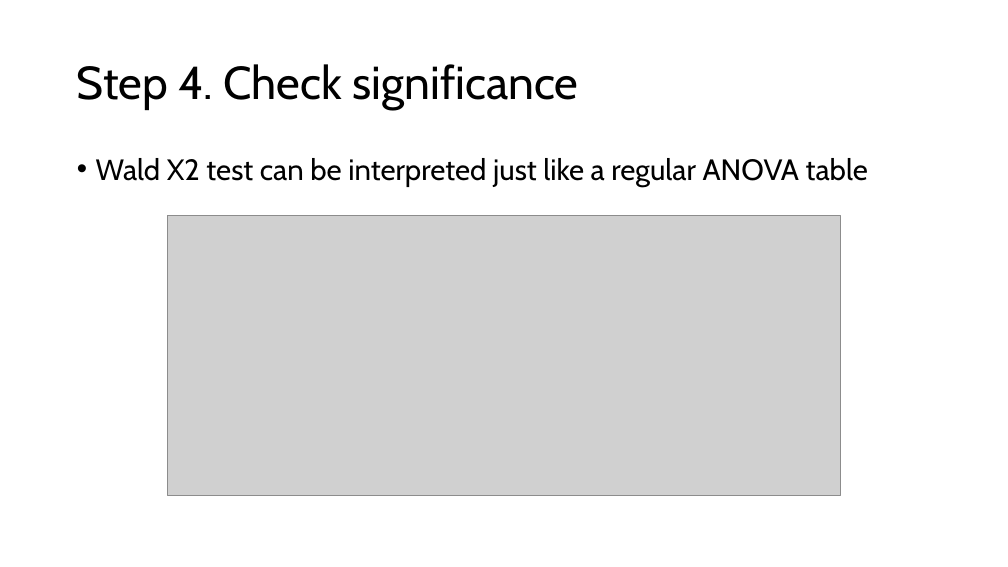
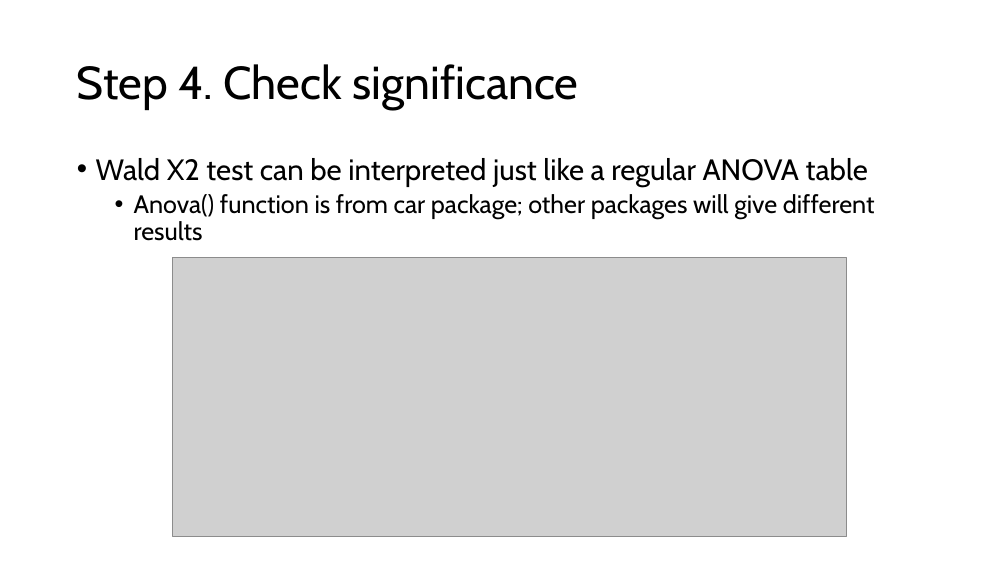
Before and after one commit to hahnp13/Workshops, a slide deck: slide 25 of Slides and materials/WorkedExample_GLMM_Counts.pptx (slide 17 before the commit). Drawn at 1008x567 pixels with LibreOffice and Linux fonts; fonts in the diff are those of the drawing; grey boxes stand for pictures. Boxes give left, top, right and bottom in pixels: in the first picture for what was removed or moved away, otherwise in the second. Text is boxed around its words. In the diff, an @@ line names an element or a change of style, - is before the commit and + after.

Commit message:
updated slides

```diff
--- a/Slides and materials/WorkedExample_GLMM_Counts.pptx
+++ b/Slides and materials/WorkedExample_GLMM_Counts.pptx
@@ text at (x1=134, y1=194, x2=875, y2=241): paragraph added @@
+  • Anova() function is from car package; other packages will give different results
@@ picture moved from (x1=167, y1=216, x2=841, y2=496) to (x1=173, y1=257, x2=847, y2=537) @@
```
Also in this commit, not shown: 1 other slide changed, 11 slides added.
